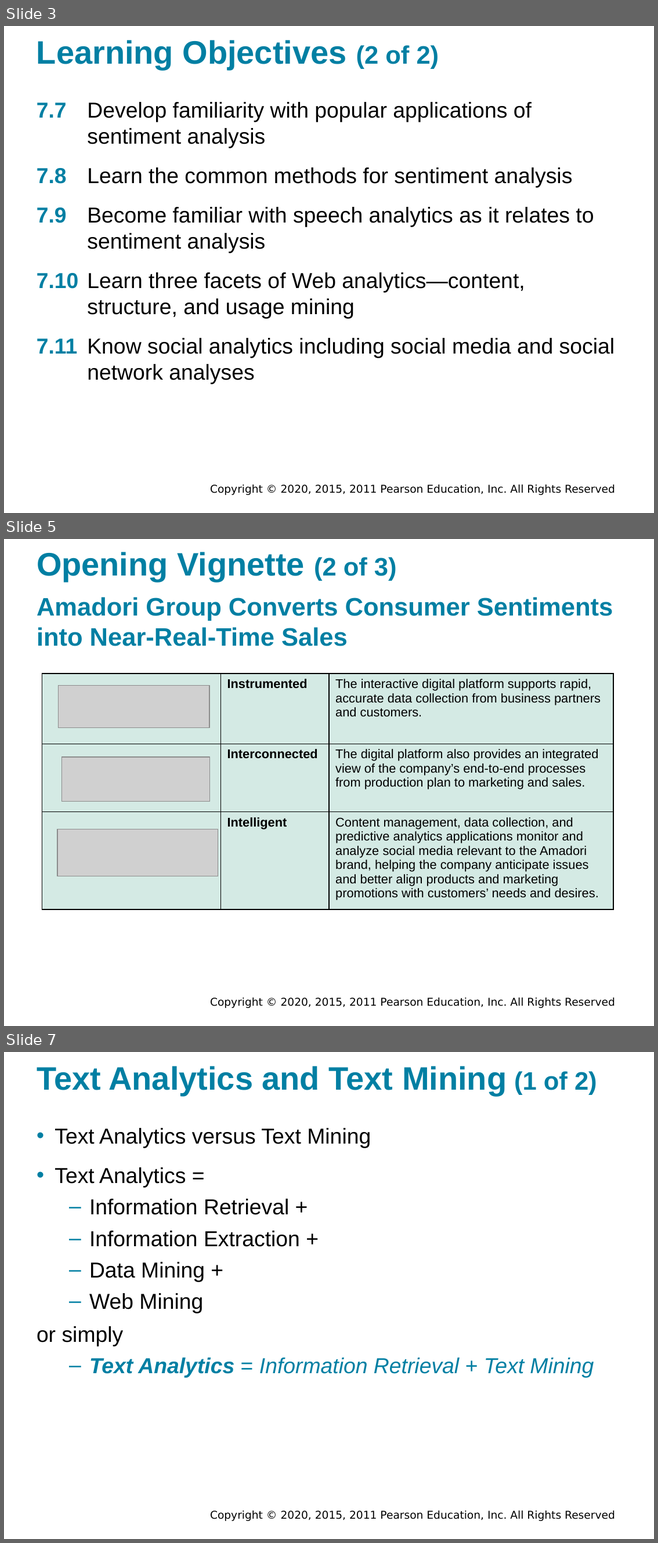
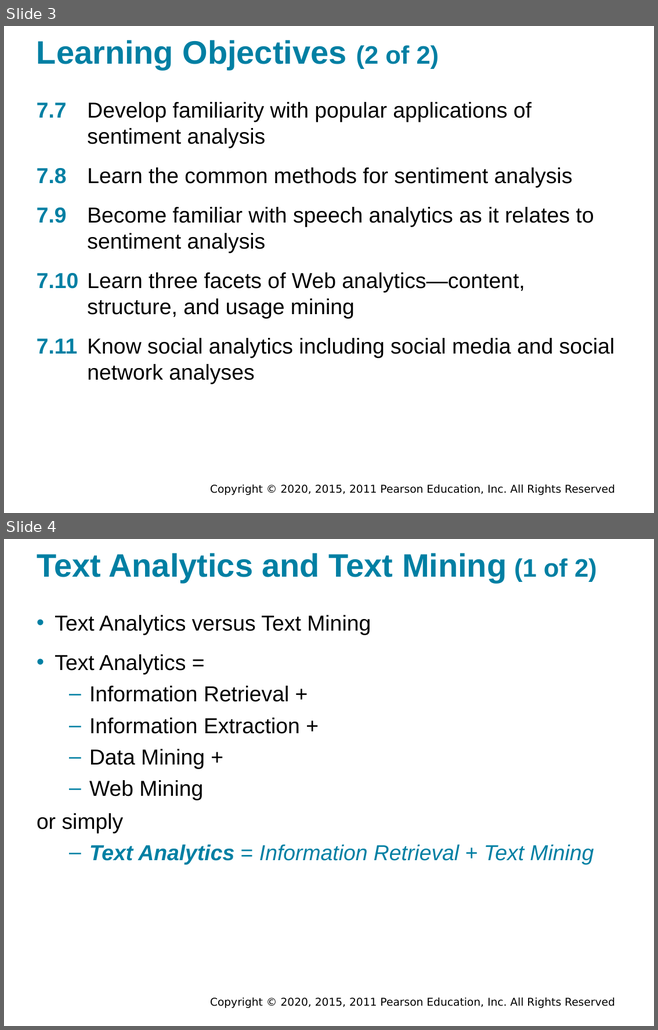
Before and after one commit to walkman617/DS2021, a slide deck: Slides/Sharda_11e_full_accessible_ppt_07.pptx. Shown one above the other, each under a label of ours: slides 3, 5 and 7 before the commit, slides 3 and 4 after it; the slides between them are not shown. The pictures are 658x1543 and 658x1030 pixels, drawn with LibreOffice and Linux fonts; fonts in the diff are those of the drawing; grey boxes stand for pictures; background and template pictures are left out. Boxes give left, top, right and bottom in pixels: in the first picture for what was removed or moved away, otherwise in the second. Text is boxed around its words. In the diff, an @@ line names an element or a change of style, - is before the commit and + after.

```diff
--- a/Slides/Sharda_11e_full_accessible_ppt_07.pptx
+++ b/Slides/Sharda_11e_full_accessible_ppt_07.pptx
@@ slide 5 removed at [4,539,654,1026], background #FFFFFF; not listed: 1 template element that a slide beside it also shows @@
@@ title removed at [36,552,397,581] @@
-Opening Vignette (2 of 3)
@@ text removed at [36,597,613,646] @@
-Amadori Group Converts Consumer Sentiments into Near-Real-Time Sales
@@ table removed at [42,674,614,909], 3 rows, 3 columns @@
-Blank | Instrumented | The interactive digital platform supports rapid, accurate data collection from business partners and customers.
-Blank | Interconnected | The digital platform also provides an integrated view of the company’s end-to-end processes from production plan to marketing and sales.
-Blank | Intelligent | Content management, data collection, and predictive analytics applications monitor and analyze social media relevant to the Amadori brand, helping the company anticipate issues and better align products and marketing promotions with customers’ needs and desires.
@@ picture removed at [58,686,209,728] @@
@@ picture removed at [62,757,210,801] @@
@@ picture removed at [57,830,217,876] @@
@@ what was slide 7 is now slide 4 @@
```
Also in this commit, not shown: 2 other slides removed, 1 other file.
